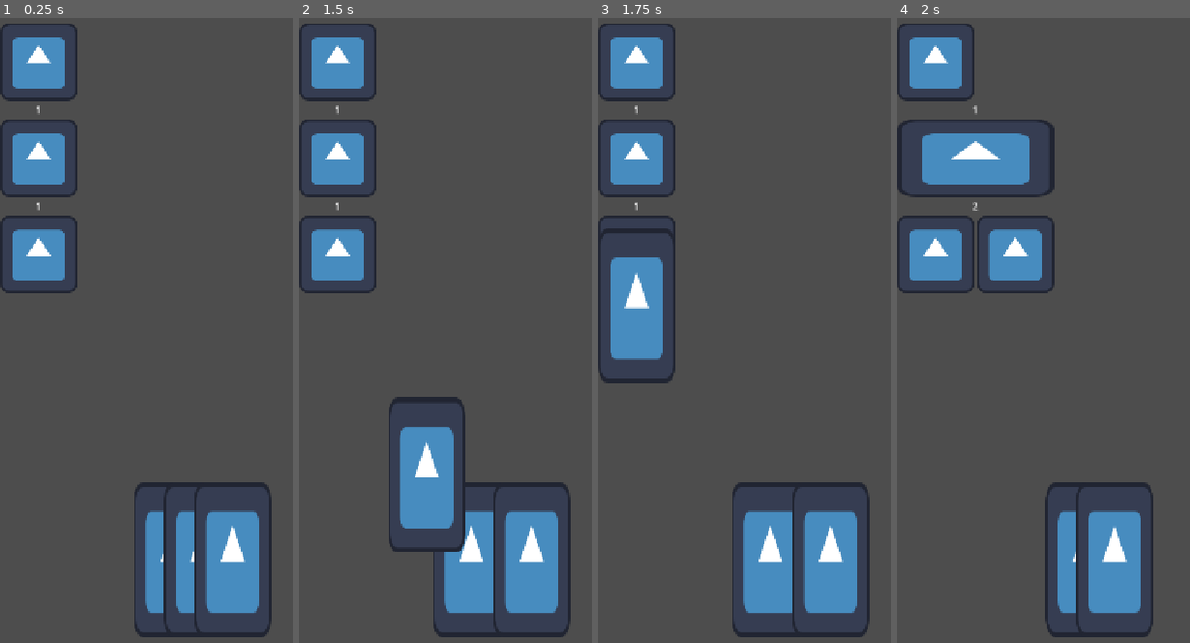
Above: before the commit, frames 1-4 (left to right).
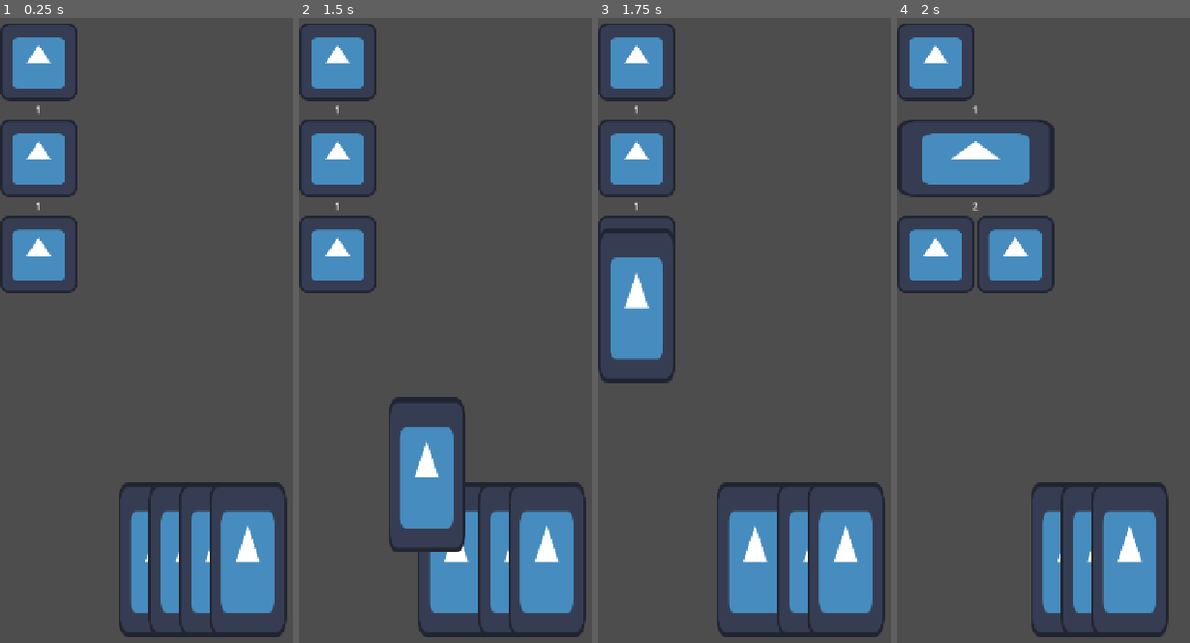
Above: after the commit, the same moments.

Repository: Simon-Kahre/nTCG
Game: Godot game, scene res://scenes/Combat.tscn
Same seed, same stepped clock (60 frames per second), same inputs: the game is played once before the commit and once after it. This scene is started directly instead of the project's main scene. The engine's default icon, where the game draws it, is replaced by a stand-in: a white triangle on a blue panel in a dark square.
Inputs (mouse positions are in pixels of both pictures, inside the frame that each line leads up to):
- Up to frame 1 (0.25 s): no input
- Up to frame 2 (1.5 s): tap Enter at 0.5 s; drag from (337, 305) to (471, 561) at 0.52 s; tap Space at 1.25 s; drag from (471, 561) to (337, 305) at 1.27 s
- Up to frame 3 (1.75 s): no input
- Up to frame 4 (2 s): no input

The runs differ from the first frame. In frame 1, 6.8% of the frame differs, in the area x 40-99%, y 74-100%; in frame 2, 5.0%; in frame 3, 5.6%; in frame 4, 5.2%.

Commit message:
Add limitation of 4 cards per slot

Diff:
--- a/trading-card-game/scenes/Combat.tscn
+++ b/trading-card-game/scenes/Combat.tscn
@@ -15,7 +15,7 @@
 
 [node name="Combat" type="Node2D" unique_id=1450386294]
 script = ExtResource("1_3q7sh")
-testingCards = Array[PackedScene]([ExtResource("2_mak3c"), ExtResource("3_3q7sh"), ExtResource("4_spaix")])
+testingCards = Array[PackedScene]([ExtResource("2_mak3c"), ExtResource("3_3q7sh"), ExtResource("4_spaix"), ExtResource("2_mak3c")])
 
 [node name="CombatStage" type="HBoxContainer" parent="." unique_id=1135887533]
 offset_right = 564.0
--- a/trading-card-game/scenes/playerActions.gd
+++ b/trading-card-game/scenes/playerActions.gd
@@ -81,9 +81,7 @@
 			orgPos = selectedCard.position
 
 	elif event is InputEventMouseButton and event.is_released() and event.button_index == 1 and draggedCard:
-		if !overSlot:
-			draggedCard.position = orgPos
-		else:
+		if overSlot and overSlot.get_child_count() < 5:
 			var tempCard = TextureRect.new()
 			tempCard.texture = draggedCard.get_child(0).texture
 			tempCard.set_script(draggedCard.get_script())
@@ -93,5 +91,7 @@
 			center_cards()
 
 			overSlot.get_parent().get_child(1).update_score()
+		else:
+			draggedCard.position = orgPos
 		draggedCard = null
 		orgPos = Vector2.ZERO
